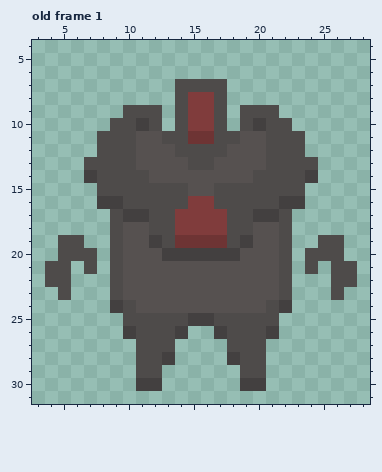
Edited in one commit: pixel-art file (assets/enemies/fighter/fighter forward walk.aseprite). Above is the file before it was changed.
32x32 pixels, 1 frame. Shown: old frame 1: x 3..28, y 4..31. The commit also changed other frames, which this record leaves out.
Once edited:
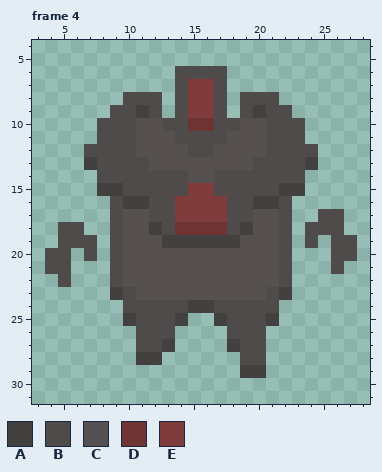
Palette (. is transparent): A #434040  B #4e4b4a  C #565150  D #6e3434  E #803c3c
A new or re-ordered frame is compared with the old frame closest to it.
Edits made:
frames 1 -> 4
--- frame 4 is new; against old frame 1
@@ x 3..28 @@
  5 ..........................
- 6 ..........................
- 7 ...........BBBB...........
- 8 ...........BEEB...........
- 9 .......BBB.BEEB.BBB.......
-10 ......BBAB.BEEB.BABB......
-11 .....BBBCCBBDDBBCCBBB.....
-12 .....BBBCCCBBBBCCCBBB.....
-13 ....BBBBCCCCBBCCCCBBBB....
-14 ....ABBBBCCCCCCCCBBBBA....
-15 .....BBBBBBBCCBBBBBBB.....
-16 .....AABBBBBEEBBBBBAA.....
-17 ......BAABBEEEEBBAAB......
-18 ......BCCBBEEEEBBCCB......
-19 ..BB..BCCABDDDDBACCB..BB..
-20 ..BBB.BCCCAAAAAACCCB.BBB..
-21 .BB.B.BCCCCCCCCCCCCB.B.BB.
-22 .BB...BCCCCCCCCCCCCB...BB.
-23 ..B...BCCCCCCCCCCCCB...B..
-24 ......ABCCCCCCCCCCBA......
-25 .......BBBBBAABBBBB.......
-26 .......ABBBA..ABBBA.......
-27 ........BBB....BBB........
-28 ........BBA....ABB........
-29 ........BB......BB........
-30 ........AA......AA........
+ 6 ...........BBBB...........
+ 7 ...........BEEB...........
+ 8 .......BBB.BEEB.BBB.......
+ 9 ......BBAB.BEEB.BABB......
+10 .....BBBCCBBDDBBCCBBB.....
+11 .....BBBCCCBBBBCCCBBB.....
+12 ....BBBBCCCCBBCCCCBBBB....
+13 ....ABBBBCCCCCCCCBBBBA....
+14 .....BBBBBBBCCBBBBBBB.....
+15 .....AABBBBBEEBBBBBAA.....
+16 ......BAABBEEEEBBAAB......
+17 ......BCCBBEEEEBBCCB..BB..
+18 ..BB..BCCABDDDDBACCB.BBB..
+19 ..BBB.BCCCAAAAAACCCB.B.BB.
+20 .BB.B.BCCCCCCCCCCCCB...BB.
+21 .BB...BCCCCCCCCCCCCB...B..
+22 ..B...BCCCCCCCCCCCCB......
+23 ......ABCCCCCCCCCCBA......
+24 .......BBBBBAABBBBB.......
+25 .......ABBBA..ABBBA.......
+26 ........BBB....BBB........
+27 ........BBA....ABB........
+28 ........AA......BB........
+29 ................AA........
+30 ..........................
 31 ..........................
Pixel boxes of the changes (left, top, right, bottom) in both pictures:
changed: (45, 66, 357, 391)
